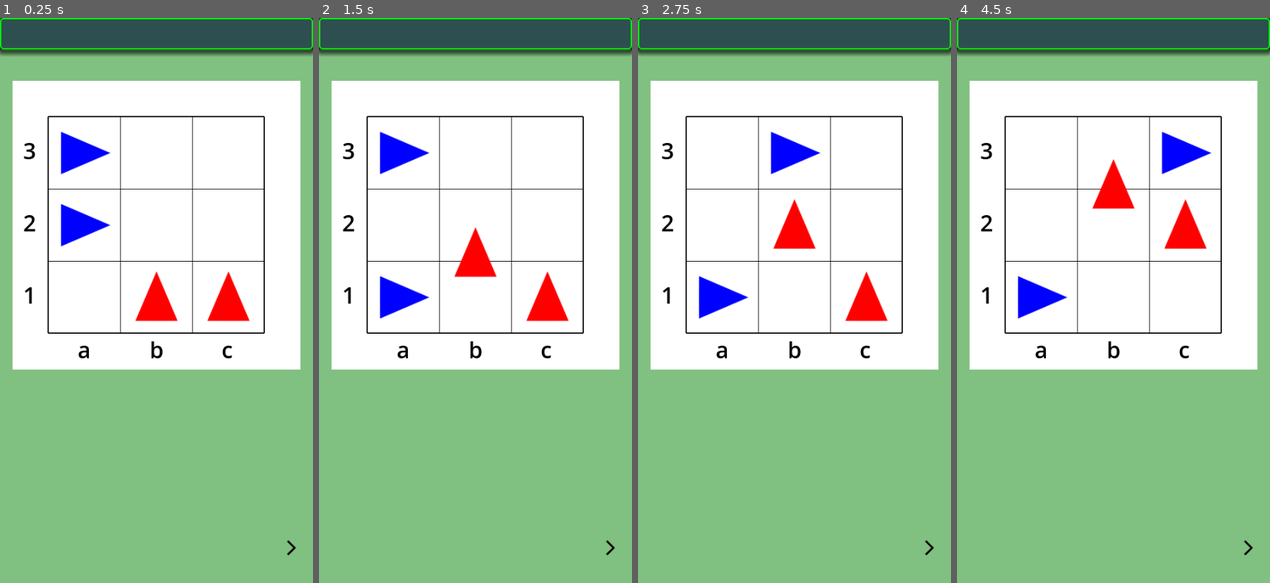
Above: before the commit, frames 1-4 (left to right).
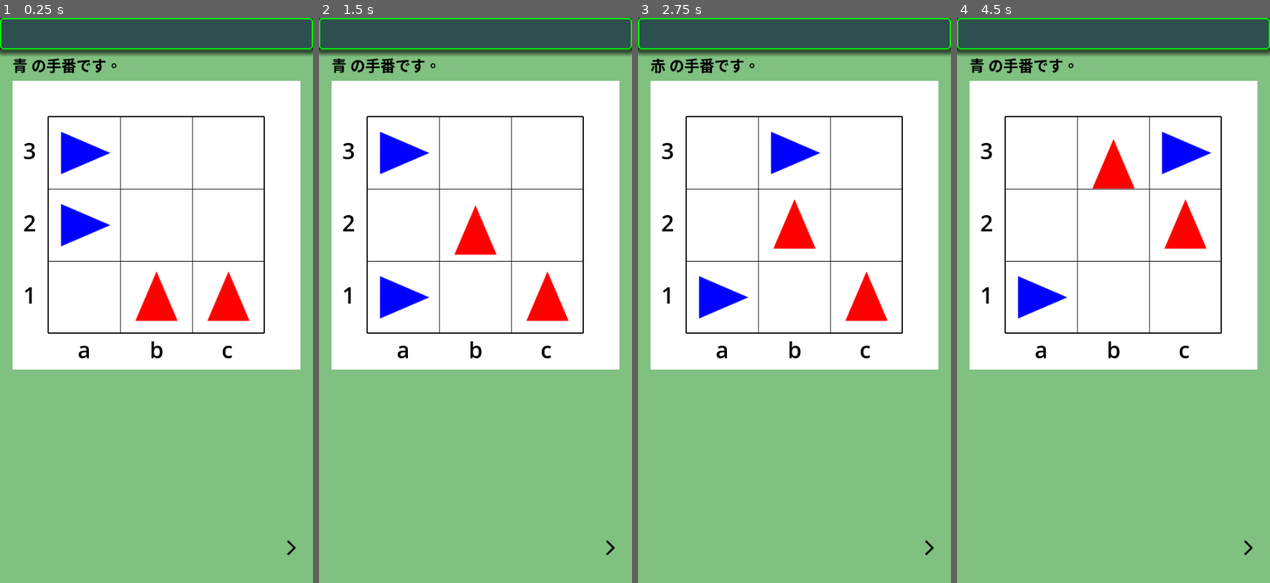
Above: after the commit, the same moments.

Repository: vivisuke/DodgemGame
Game: Godot game, scene res://main.tscn
The game is run twice, just before and just after one commit, with the same random seed, the same clock (stepped at 60 frames per second) and the same inputs.
Inputs (mouse positions are in pixels of both pictures, inside the frame that each line leads up to):
- Up to frame 1 (0.25 s): no input
- Up to frame 2 (1.5 s): click (610, 549) at 0.5 s; click (610, 549) at 1.25 s
- Up to frame 3 (2.75 s): click (929, 549) at 2 s
- Up to frame 4 (4.5 s): tap Enter at 2.75, 4.25 s; tap Space at 3.5 s

The runs differ from the first frame. In frame 1, 0.4% of the frame differs, in the area x 4-38%, y 7-10%; in frame 2, 1.3%, in the area x 4-57%, y 7-46%; in frame 3, 0.4%; in frame 4, 1.3%.

Commit message:
0022 ◎ C 01/13 01/13 0.001│ToDo│勝敗メッセージ表示 0023 ◎ C 01/13 01/13 0.001│ToDo│手番表示

Diff:
--- a/dodgemgame/main.tscn
+++ b/dodgemgame/main.tscn
@@ -54,4 +54,14 @@
 texture_normal = ExtResource("6_yggd5")
 texture_pressed = ExtResource("7_d35ji")
 
+[node name="MessLabel" type="Label" parent="."]
+offset_left = 20.0
+offset_top = 50.0
+offset_right = 60.0
+offset_bottom = 100.0
+theme_override_colors/font_color = Color(0, 0, 0, 1)
+theme_override_font_sizes/font_size = 24
+text = "message"
+vertical_alignment = 1
+
 [connection signal="pressed" from="StepButton" to="." method="_on_step_button_pressed"]
--- a/dodgemgame/scripts/board_rect.gd
+++ b/dodgemgame/scripts/board_rect.gd
@@ -76,7 +76,7 @@
 		elif dir == Board.LEFT: pos.y -= CELL_WIDTH
 		else: pos.y += CELL_WIDTH
 	#m_car.position = pos
-	tw.tween_property(m_car, "position", pos, 0.3)
+	tw.tween_property(m_car, "position", pos, 0.2)
 	tw.tween_callback(move_finished)
 
 func move_finished():
--- a/dodgemgame/scripts/main.gd
+++ b/dodgemgame/scripts/main.gd
@@ -9,6 +9,7 @@
 	#seed(0)
 	bd = Board.new(3)
 	bd.print()
+	$MessLabel.text = "青 の手番です。"
 	if false:
 		bd.gen_moves_red()
 		print("moves: ", bd.m_moves)
@@ -47,6 +48,15 @@
 	$BoardRect.do_move(mv, goal)
 	if bd.m_n_red == 0 || bd.m_n_blue == 0:
 		is_game_over = true
-	is_blue_turn = !is_blue_turn
+		if bd.m_n_red == 0:
+			$MessLabel.text = "赤 の勝ちです。"
+		else:
+			$MessLabel.text = "青 の勝ちです。"
+	else:
+		is_blue_turn = !is_blue_turn
+		if is_blue_turn:
+			$MessLabel.text = "青 の手番です。"
+		else:
+			$MessLabel.text = "赤 の手番です。"
 
 	pass # Replace with function body.
Not shown, changed: DodgemGame.spr
